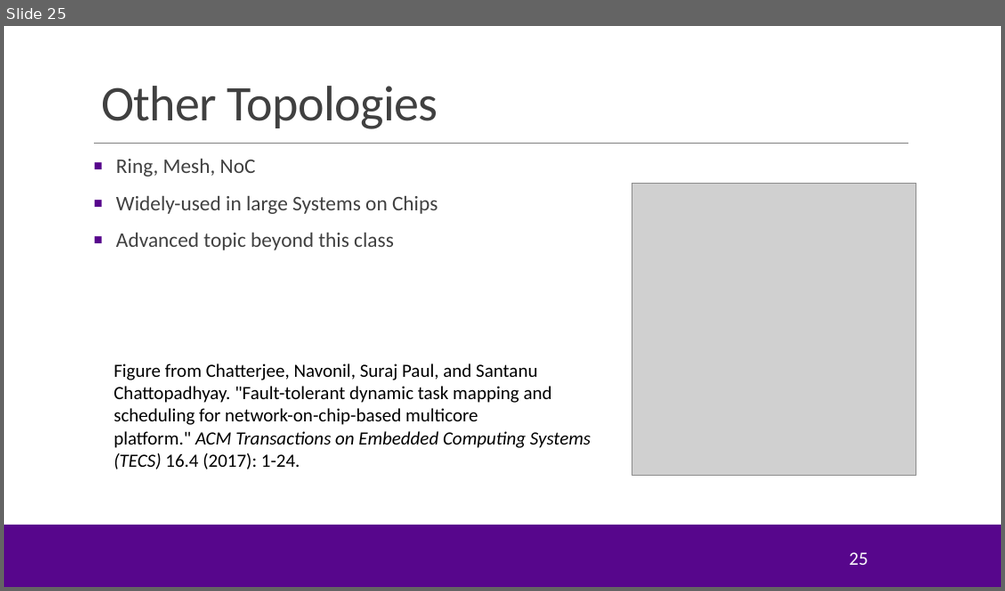
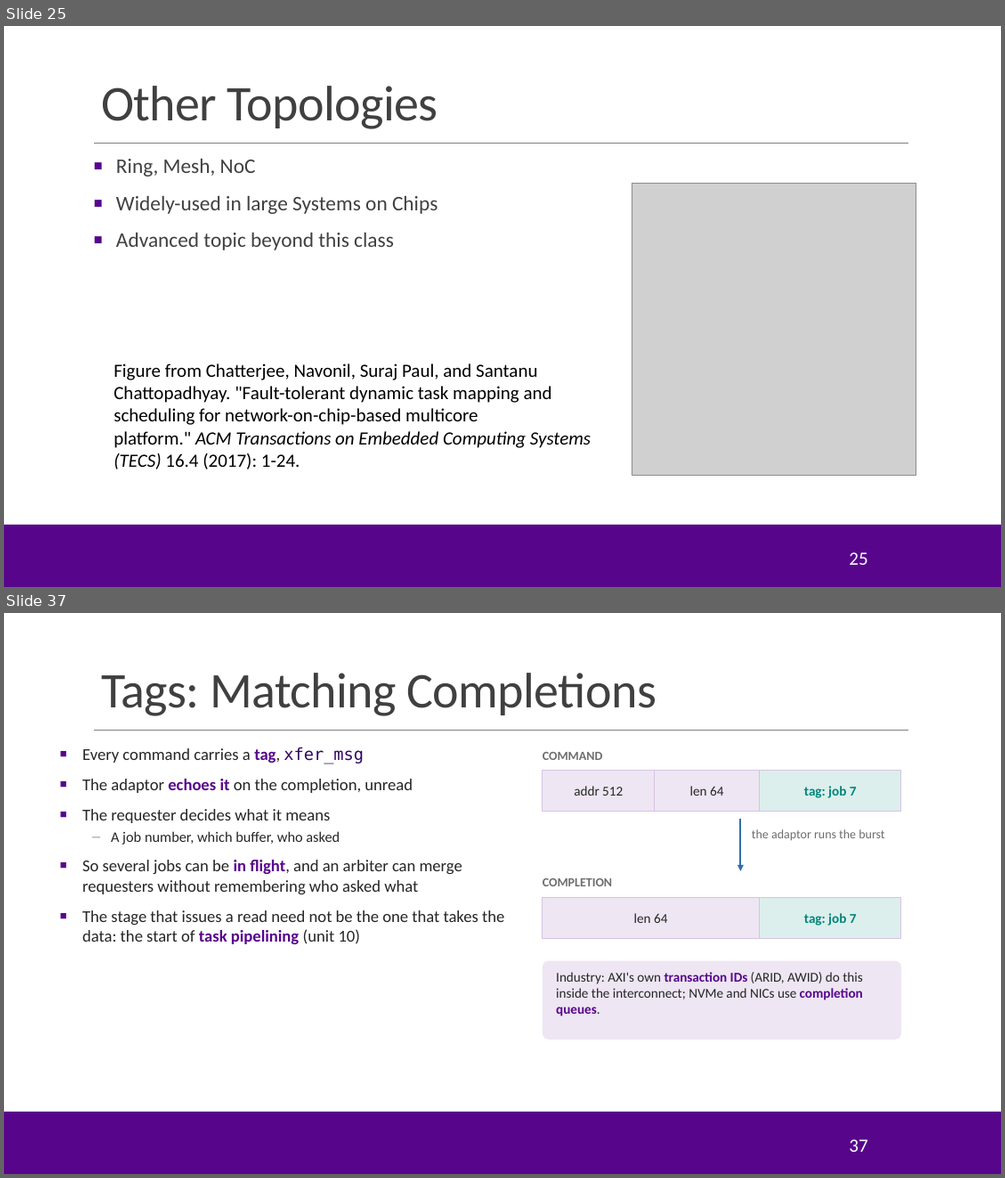
Before and after one commit to sdrangan/hwdesign, a slide deck: units/unit09_sharedmem/sharedmem.pptx. Shown one above the other, each under a label of ours: slide 25 before the commit, slides 25 and 37 after it; the slides between them are not shown. The pictures are 1005x591 and 1005x1178 pixels, drawn with LibreOffice and Linux fonts; fonts in the diff are those of the drawing; grey boxes stand for pictures; background and template pictures are left out. Boxes give left, top, right and bottom in pixels: in the first picture for what was removed or moved away, otherwise in the second. Text is boxed around its words. In the diff, an @@ line names an element or a change of style, - is before the commit and + after.

```diff
--- a/units/unit09_sharedmem/sharedmem.pptx
+++ b/units/unit09_sharedmem/sharedmem.pptx
@@ slide 37 added at <box>4,613,1001,1174</box>, background #FFFFFF; not listed: 3 template elements that a slide beside it also shows @@
@@ title added at <box>101,673,655,716</box>, 48 pt, text #404040 @@
+Tags: Matching Completions
@@ text added at <box>82,747,504,944</box>, 16 pt, text #262626 @@
+■ Every command carries a tag, xfer_msg
+■ The adaptor echoes it on the completion, unread
+■ The requester decides what it means
+– A job number, which buffer, who asked
+■ So several jobs can be in flight, and an arbiter can merge requesters without remembering who asked what
+■ The stage that issues a read need not be the one that takes the data: the start of task pipelining (unit 10)
@@ text added at <box>542,752,603,760</box>, 12 pt, text #6E6E6E, bold @@
+COMMAND
@@ rectangle added at <box>542,770,655,811</box>, fill #EEE6F3, outline #D5C4E3 0.75 pt, 13 pt, text #262626 @@
+addr 512
@@ rectangle added at <box>655,770,760,811</box>, fill #EEE6F3, outline #D5C4E3 0.75 pt, 13 pt, text #262626 @@
+len 64
@@ rectangle added at <box>760,770,901,811</box>, fill #DCEFEC, outline #D5C4E3 0.75 pt, 13 pt, text #00857C, bold @@
+tag: job 7
@@ arrow added from (741, 819) to (741, 871), #2F6FA8 1.75 pt @@
@@ text added at <box>752,829,884,840</box>, 12 pt, text #6E6E6E @@
+the adaptor runs the burst
@@ text added at <box>542,878,612,886</box>, 12 pt, text #6E6E6E, bold @@
+COMPLETION
@@ rectangle added at <box>542,897,760,938</box>, fill #EEE6F3, outline #D5C4E3 0.75 pt, 13 pt, text #262626 @@
+len 64
@@ rectangle added at <box>760,897,901,938</box>, fill #DCEFEC, outline #D5C4E3 0.75 pt, 13 pt, text #00857C, bold @@
+tag: job 7
@@ rounded rectangle added at <box>542,961,901,1039</box>, fill #EEE6F3, 13 pt, text #262626 @@
+Industry: AXI's own transaction IDs (ARID, AWID) do this inside the interconnect; NVMe and NICs use completion queues.
@@ page number added at <box>849,1139,867,1151</box>, 18 pt, text #FFFFFF @@
+37
```
Also in this commit, not shown: 1 slide changed, 23 other slides added, 2 other files.
